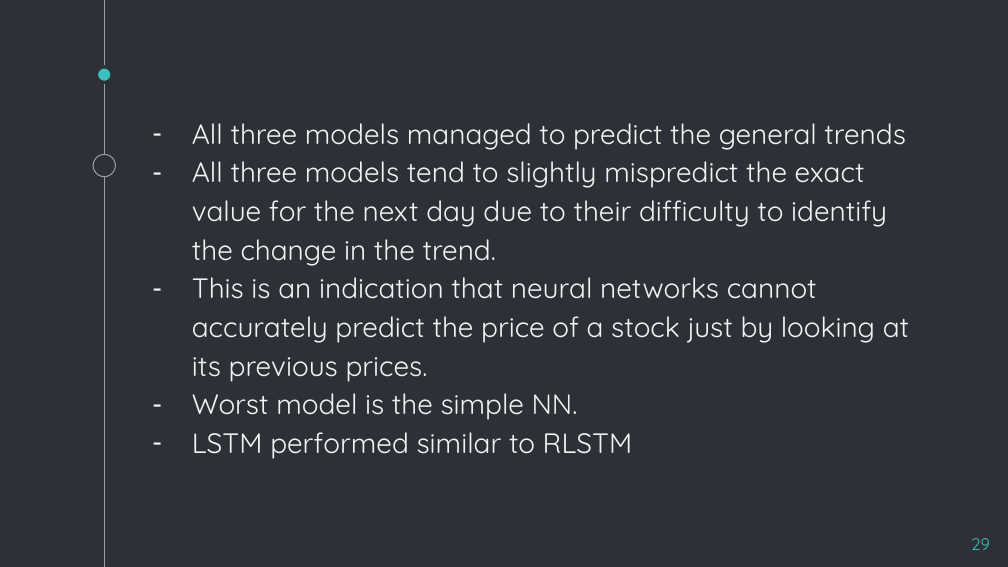
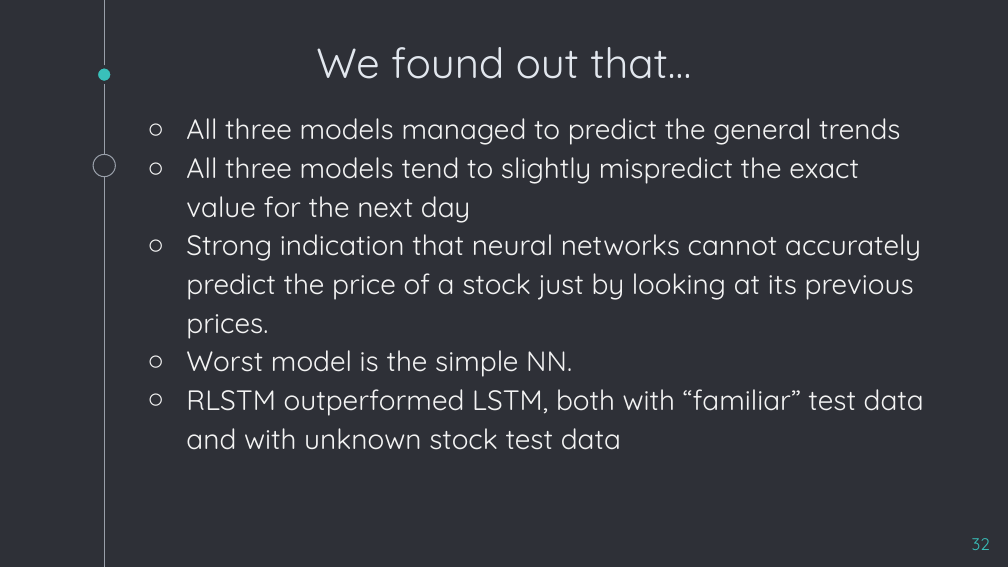
Before and after one commit to karabasisilias92/deep-neural-nets-stock-prediction-models, a slide deck: slide 32 of Deep Neural Nets - Presentation.pptx (slide 29 before the commit). Drawn at 1008x567 pixels with LibreOffice and Linux fonts; fonts in the diff are those of the drawing. Boxes give left, top, right and bottom in pixels: in the first picture for what was removed or moved away, otherwise in the second. Text is boxed around its words. In the diff, an @@ line names an element or a change of style, - is before the commit and + after.

```diff
--- a/Deep Neural Nets - Presentation.pptx
+++ b/Deep Neural Nets - Presentation.pptx
@@ title added at box(316, 47, 691, 79), 30 pt, text #E2E7EE @@
+We found out that…
@@ text at box(186, 118, 900, 377): bullet - to ○ @@
@@ text at box(186, 157, 921, 339): text changed @@
-– All three models tend to slightly mispredict the exact value for the next day due to their difficulty to identify the change in the trend.
-– This is an indication that neural networks cannot accurately predict the price of a stock just by looking at its previous prices.
+○ All three models tend to slightly mispredict the exact value for the next day
+○ Strong indication that neural networks cannot accurately predict the price of a stock just by looking at its previous prices.
@@ text at box(186, 389, 924, 450): text changed @@
-– LSTM performed similar to RLSTM
+○ RLSTM outperformed LSTM, both with “familiar” test data and with unknown stock test data
@@ page number at box(972, 538, 990, 550): text changed @@
-29
+32
```
Also in this commit, not shown: 18 other slides changed, 8 slides added, 5 slides removed.
